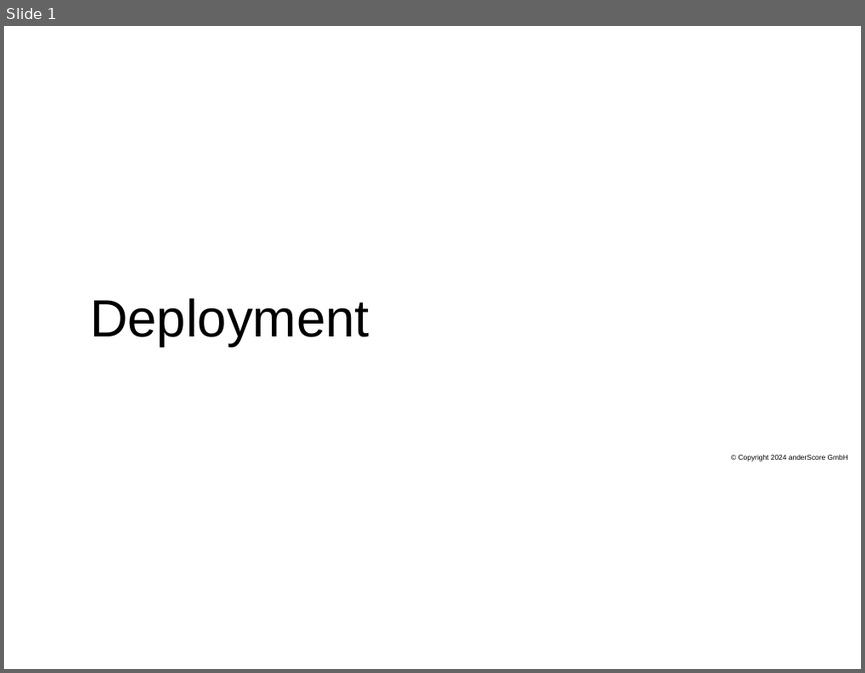
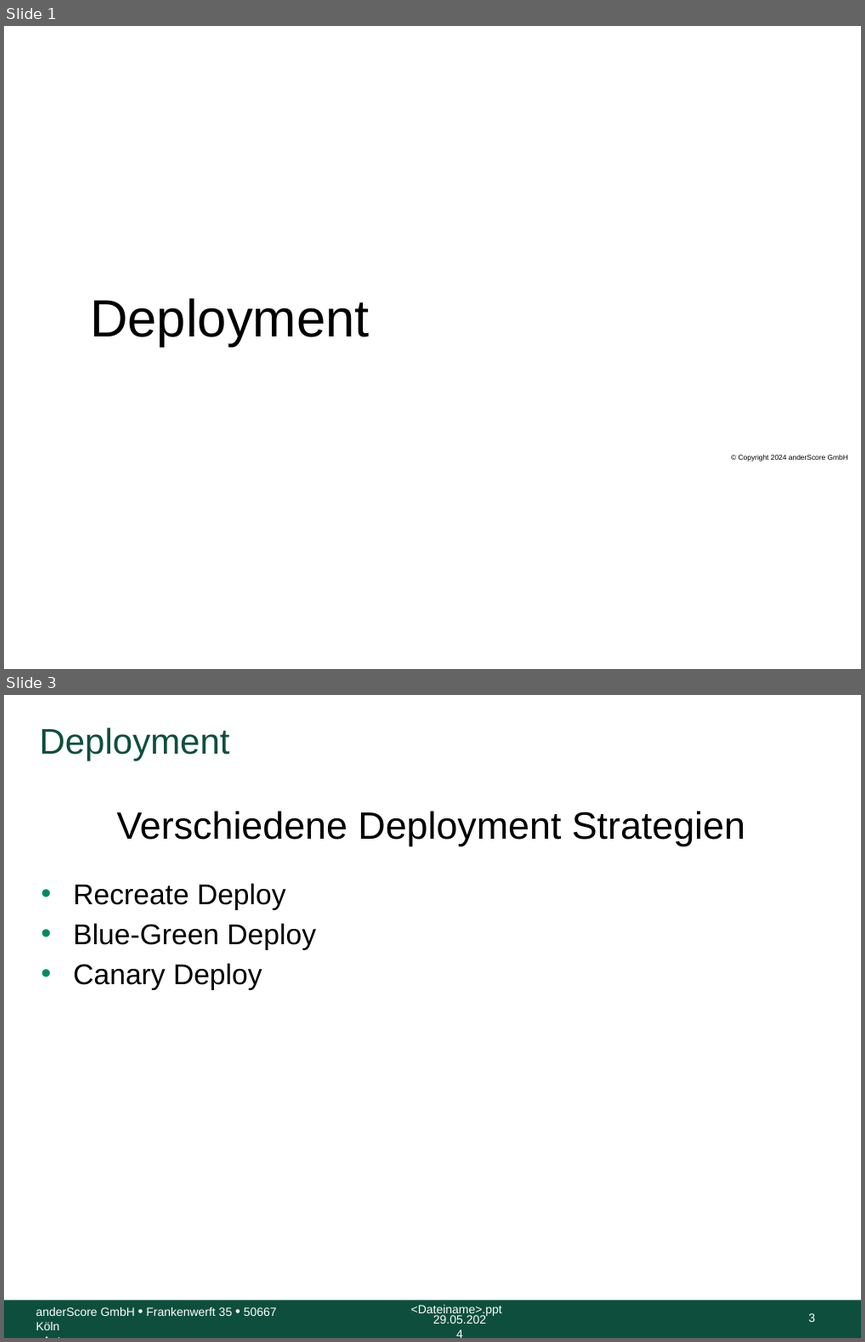
Before and after one commit to anderscore-gmbh/gitlab, a slide deck: slides/Tag-3_4-Deployment-Strategien.pptx. Shown one above the other, each under a label of ours: slide 1 before the commit, slides 1 and 3 after it; the slides between them are not shown. The pictures are 865x673 and 865x1342 pixels, drawn with LibreOffice and Linux fonts; fonts in the diff are those of the drawing; background and template pictures are left out. Boxes give left, top, right and bottom in pixels: in the first picture for what was removed or moved away, otherwise in the second. Text is boxed around its words. In the diff, an @@ line names an element or a change of style, - is before the commit and + after.

Commit message:
Docker Generelle Infrastruktur Basis Deployment Strategien

```diff
--- a/slides/Tag-3_4-Deployment-Strategien.pptx
+++ b/slides/Tag-3_4-Deployment-Strategien.pptx
@@ slide 3 added at (4, 695, 861, 1338), background #FFFFFF @@
@@ title added at (40, 727, 230, 760), 30 pt, text #0D4F3C @@
+Deployment
@@ text added at (117, 811, 745, 846), 32 pt, text #000000 @@
+Verschiedene Deployment Strategien
@@ text added at (73, 883, 316, 990), 24 pt, text #000000 @@
+• Recreate Deploy
+• Blue-Green Deploy
+• Canary Deploy
@@ rectangle added at (4, 1300, 861, 1338), fill #0D4F3C @@
@@ text added at (411, 1304, 502, 1315), 10 pt, text #FFFFFF @@
+<Dateiname>.ppt
@@ text added at (36, 1307, 277, 1330), 10 pt, text #FFFFFF @@
+anderScore GmbH • Frankenwerft 35 • 50667 Köln
+<Autor>
@@ text added at (433, 1315, 486, 1323), 10 pt, text #FFFFFF @@
+29.05.2024
@@ page number added at (808, 1313, 815, 1321), 10 pt, text #FFFFFF @@
+3
```
Also in this commit, not shown: 1 slide changed, 2 other slides added, 1 other file.
